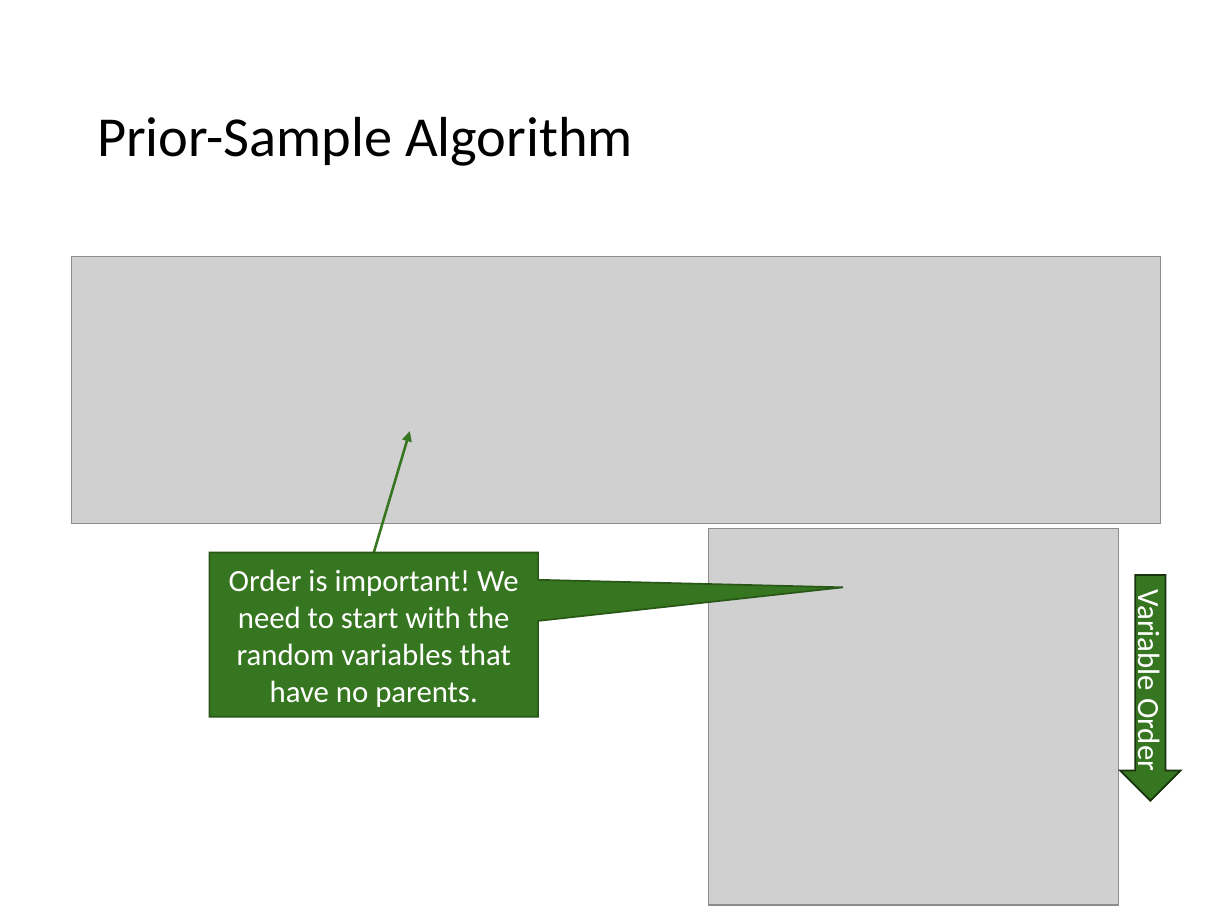
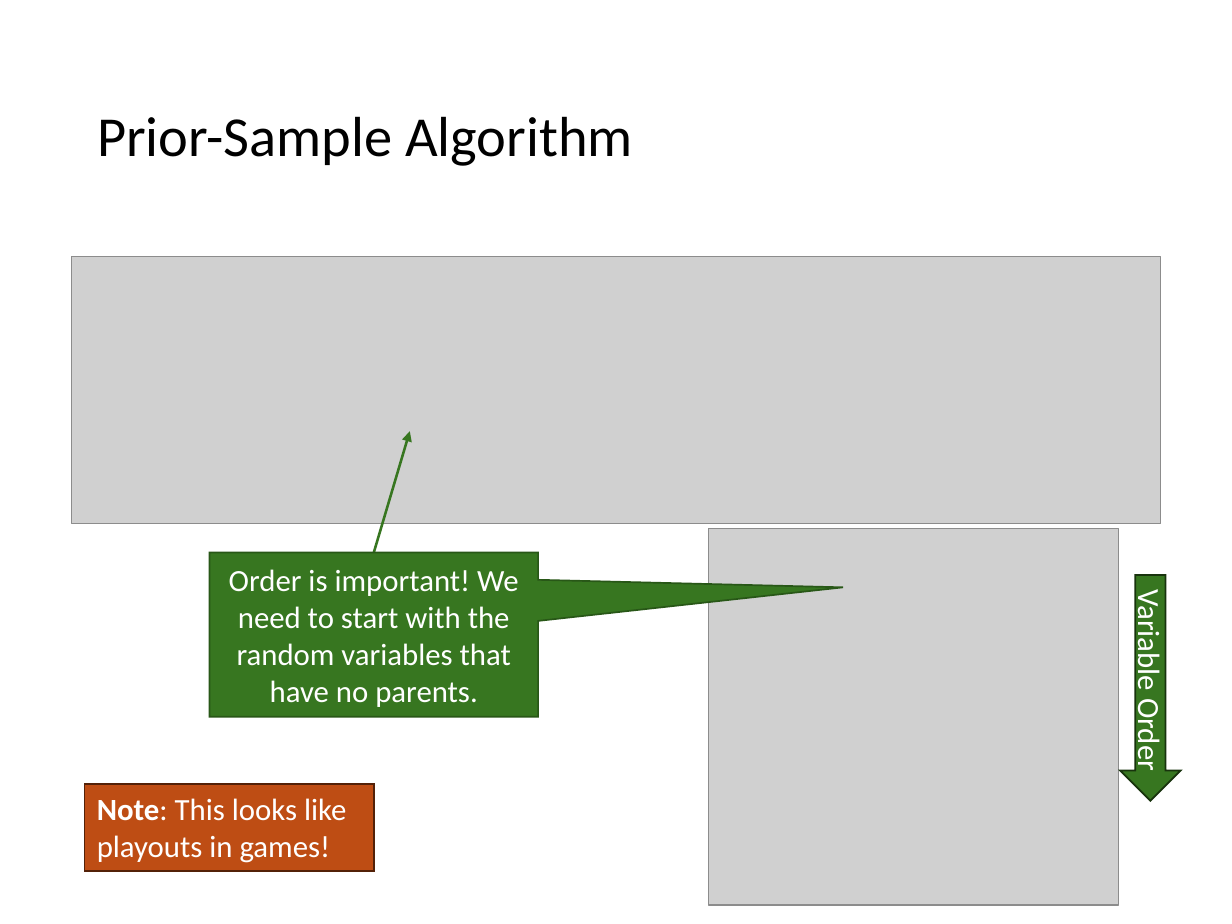
Before and after one commit to mhahsler/CS7320-AI, a slide deck: slide 31 of slides/13_bayes_nets.pptx. Drawn at 1232x924 pixels with LibreOffice and Linux fonts; fonts in the diff are those of the drawing; grey boxes stand for pictures. Boxes give left, top, right and bottom in pixels: in the first picture for what was removed or moved away, otherwise in the second. Text is boxed around its words. In the diff, an @@ line names an element or a change of style, - is before the commit and + after.

Commit message:
added discussion slides and improve 12.

```diff
--- a/slides/13_bayes_nets.pptx
+++ b/slides/13_bayes_nets.pptx
@@ rectangle added at (85, 784, 375, 871), fill #BE4D14, outline #532209 1 pt, 18 pt, text #FFFFFF @@
+Note: This looks like playouts in games!
```
Also in this commit, not shown: 2 other files.
